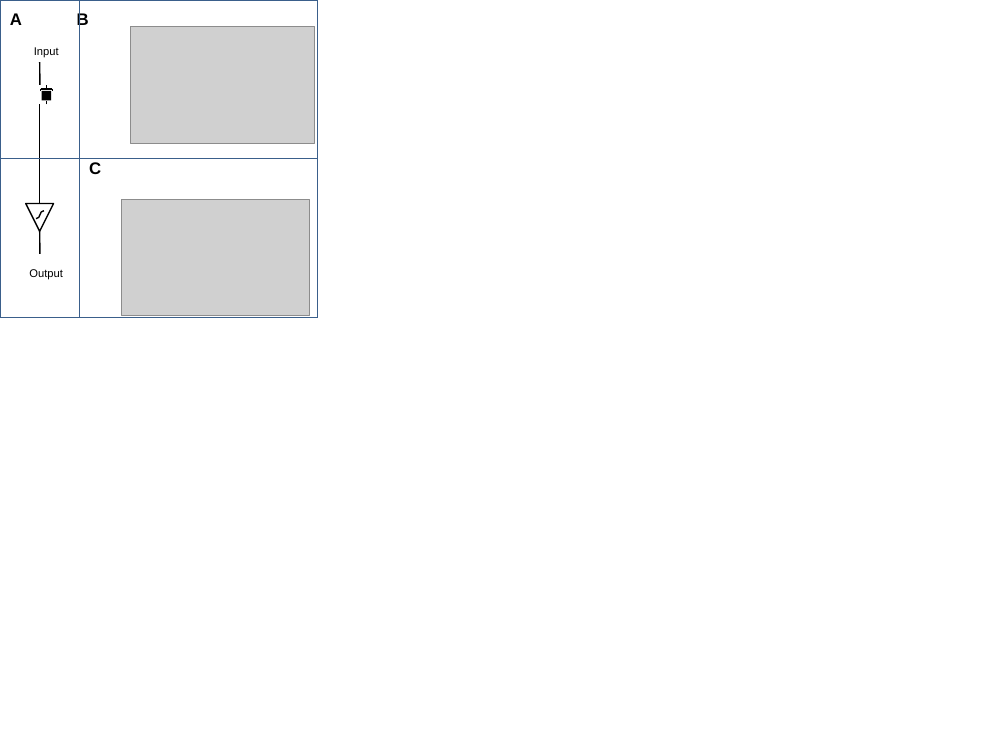
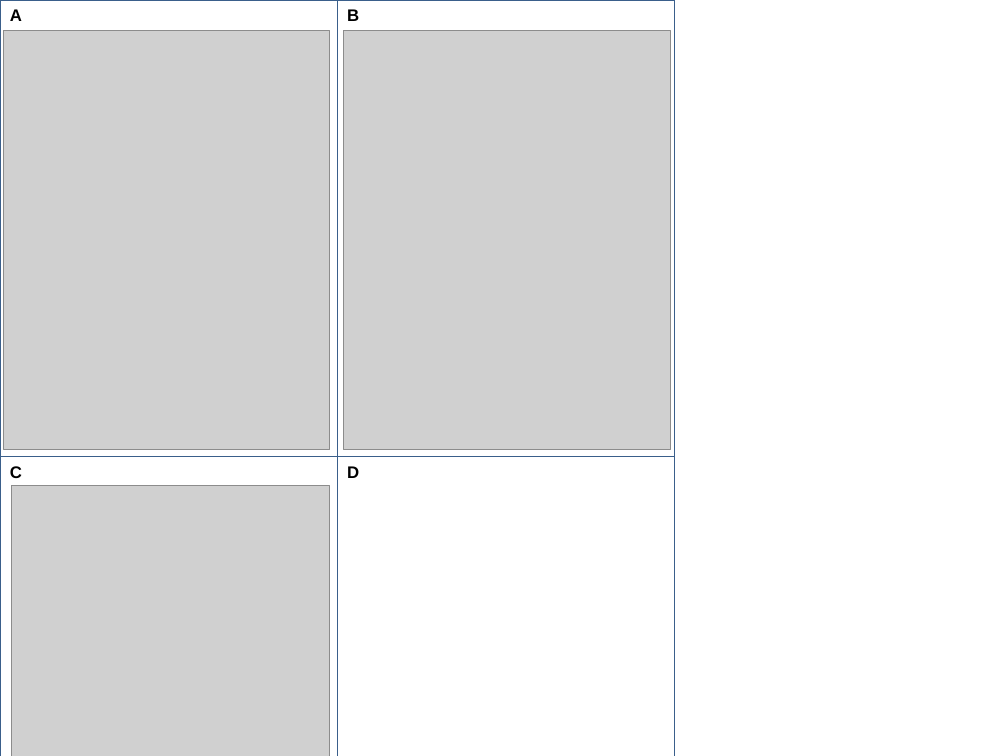
Before and after one commit to RichardBalson/Real-Data-Estimation, a slide deck: slide 2 of fig/EstimationFigures.pptx (slide 1 before the commit). Drawn at 1008x756 pixels with LibreOffice and Linux fonts; fonts in the diff are those of the drawing; grey boxes stand for pictures. Boxes give left, top, right and bottom in pixels: in the first picture for what was removed or moved away, otherwise in the second. Text is boxed around its words. In the diff, an @@ line names an element or a change of style, - is before the commit and + after.

```diff
--- a/fig/EstimationFigures.pptx
+++ b/fig/EstimationFigures.pptx
@@ text "A": place and size @@
-text "A" at (10,13,22,25)
+text "A" at (10,9,22,21)
@@ rectangle removed at (0,0,318,318) @@
@@ rectangle removed at (0,0,318,158) @@
@@ rectangle added at (0,0,674,756), outline #3A5F8C 0.5 pt @@
@@ rectangle added at (0,0,338,756), outline #3A5F8C 0.5 pt @@
@@ rectangle added at (0,0,674,457), outline #3A5F8C 0.25 pt @@
@@ rectangle removed at (80,0,318,318) @@
@@ picture removed at (130,26,314,143) @@
@@ text "B" rewrapped from (77,12,89,30) to (347,9,359,21) @@
@@ picture added at (4,31,330,450) @@
@@ text removed at (34,47,59,58) @@
-Input
@@ picture added at (344,31,671,450) @@
@@ line removed from (39, 62) to (40, 85) @@
@@ line removed from (39, 104) to (39, 204) @@
@@ group removed at (40,85,52,105): 5 lines, 1 rectangle @@
@@ triangle removed at (26,204,54,232) @@
@@ picture removed at (121,200,309,316) @@
@@ curved line removed from (36, 219) to (44, 211) @@
@@ line removed from (39, 232) to (40, 254) @@
@@ text removed at (29,269,63,280) @@
-Output
@@ text "C": place and size @@
-text "C" at (89,162,101,174)
+text "C" at (10,466,22,478)
@@ text added at (347,466,359,478), 12 pt, text #000000, bold @@
+D
@@ picture added at (12,485,330,756) @@
```
Also in this commit, not shown: 1 slide added.
